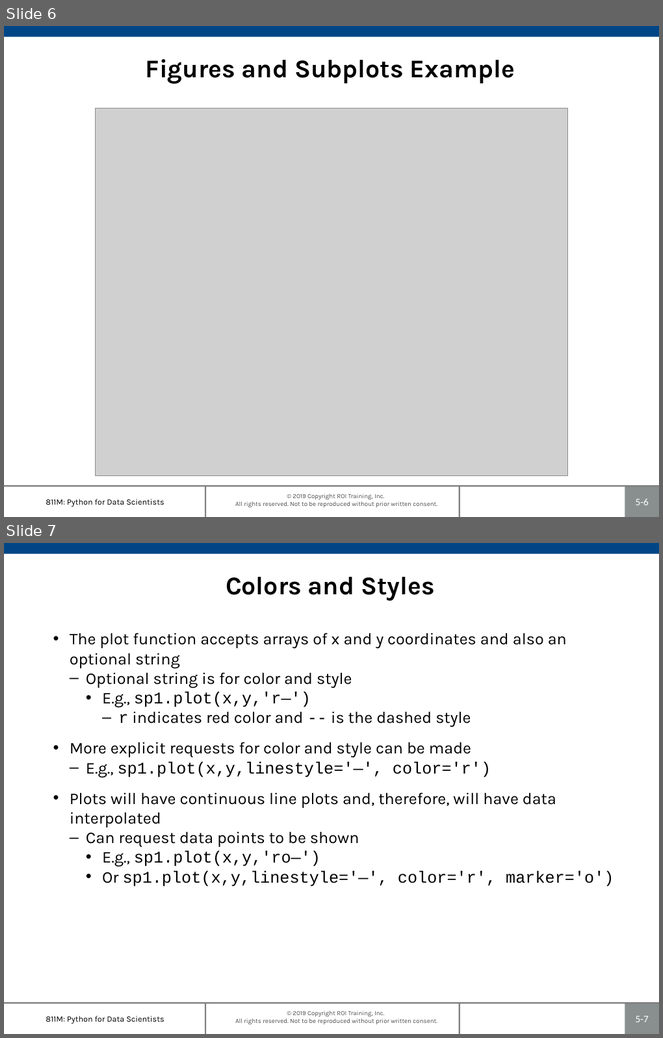
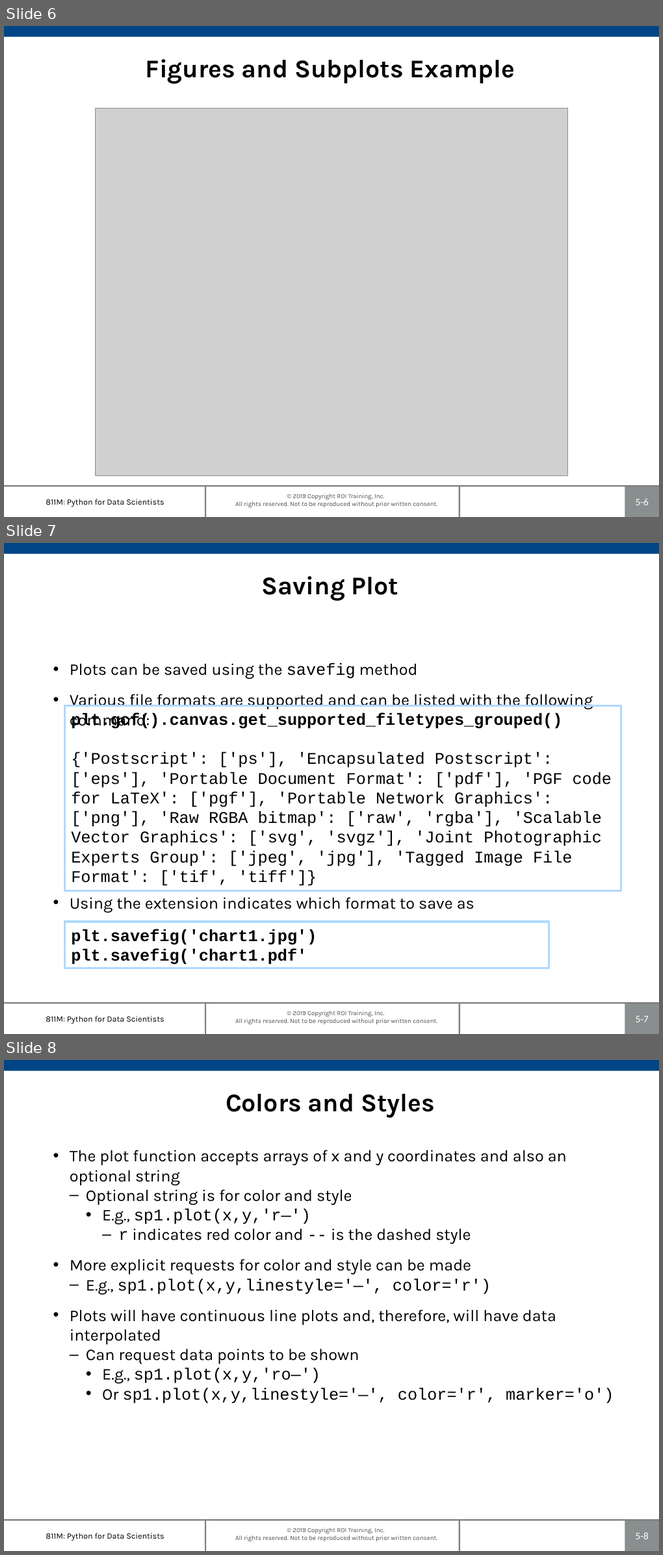
Before and after one commit to roitraining/PythonML, a slide deck: 811M-Ch05_PlottingAndVisualization.pptx. Shown one above the other, each under a label of ours: slides 6 and 7 before the commit, slides 6, 7 and 8 after it. The pictures are 663x1038 and 663x1555 pixels, drawn with LibreOffice and Linux fonts; fonts in the diff are those of the drawing; grey boxes stand for pictures; background and template pictures are left out. Boxes give left, top, right and bottom in pixels: in the first picture for what was removed or moved away, otherwise in the second. Text is boxed around its words. In the diff, an @@ line names an element or a change of style, - is before the commit and + after.

```diff
--- a/811M-Ch05_PlottingAndVisualization.pptx
+++ b/811M-Ch05_PlottingAndVisualization.pptx
@@ slide 7 added at <box>4,543,659,1034</box>, background #FFFFFF; not listed: 7 template elements that a slide beside it also shows @@
@@ title added at <box>262,576,399,601</box>, 28 pt, text #000000, bold @@
+Saving Plot
@@ text added at <box>70,663,593,913</box>, 18 pt, text #000000 @@
+• Plots can be saved using the savefig method
+• Various file formats are supported and can be listed with the following command:
+• Using the extension indicates which format to save as
@@ rectangle added at <box>65,705,622,891</box>, outline #AFD9FF 2.25 pt, 18 pt, text #000000 @@
+plt.gcf().canvas.get_supported_filetypes_grouped()
+{'Postscript': ['ps'], 'Encapsulated Postscript': ['eps'], 'Portable Document Format': ['pdf'], 'PGF code for LaTeX': ['pgf'], 'Portable Network Graphics': ['png'], 'Raw RGBA bitmap': ['raw', 'rgba'], 'Scalable Vector Graphics': ['svg', 'svgz'], 'Joint Photographic Experts Group': ['jpeg', 'jpg'], 'Tagged Image File Format': ['tif', 'tiff']}
@@ rectangle added at <box>65,922,549,968</box>, outline #AFD9FF 2.25 pt, 18 pt, text #000000, bold @@
+plt.savefig('chart1.jpg')
+plt.savefig('chart1.pdf'
@@ what was slide 7 is now slide 8 @@
@@ page number at <box>636,1533,649,1540</box>: text changed @@
-5-7
+5-8
```
Also in this commit, not shown: 2 slides changed, 2 slides removed, 6 other files.
